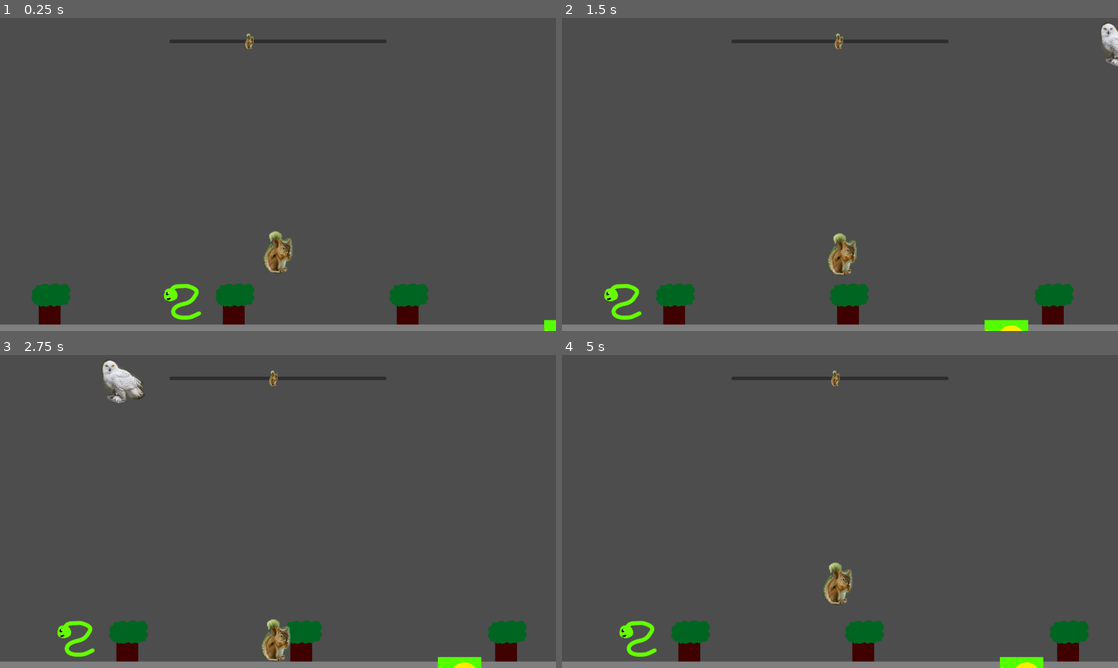
Above: before the commit, frames 1-4 (two rows, left to right).
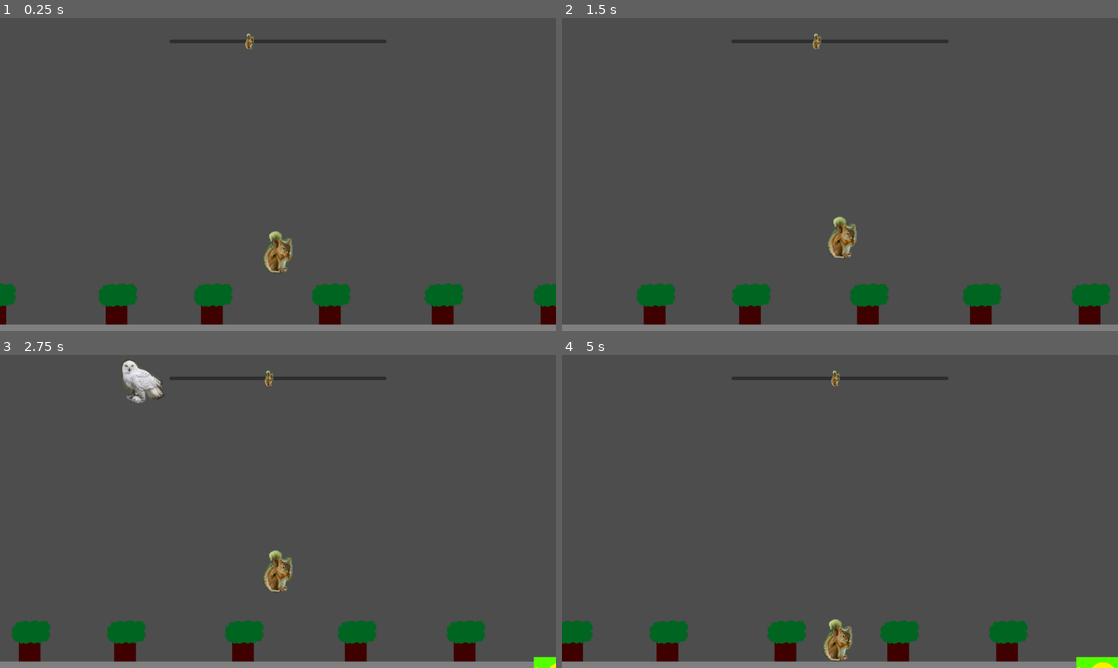
Above: after the commit, the same moments.

Repository: CamComDuck/SquirrelFamily
Game: Godot game, scene res://level/level.tscn
The game is run twice, just before and just after one commit, with the same random seed, the same clock (stepped at 60 frames per second) and the same inputs.
Inputs:
- Up to frame 1 (0.25 s): no input
- Up to frame 2 (1.5 s): hold D (move_right) from 0.53 s (still down); tap Space (action) at 0.6, 1.35 s; tap W (jump) at 0.77 s
- Up to frame 3 (2.75 s): tap W (jump) at 1.52 s; release D (move_right) at 2.03 s; hold A (move_left) from 2.03 s (still down); tap Space (action) at 2.1 s
- Up to frame 4 (5 s): release A (move_left) at 2.78 s; hold D (move_right) 2.78-4.28 s; tap Space (action) at 2.85, 3.6, 4.35 s; tap W (jump) at 3.02, 3.77, 4.52 s; hold A (move_left) from 4.28 s (still down)

The runs differ from the first frame. In frame 1, 5.4% of the frame differs, in the area x 0-100%, y 84-100%; in frame 2, 6.3%; in frame 3, 6.9%, in the area x 2-100%, y 1-100%; in frame 4, 6.7%.

Commit message:
Fix items spawning on top of each other

Diff:
--- a/project/level/level.gd
+++ b/project/level/level.gd
@@ -2,6 +2,7 @@
 
 var _max_x := 2350
 var _min_x := -1075
+var _spawn
 
 @onready var game_end_label: Label = $GameEndLabel
 @onready var camera_2d: Camera2D = $Camera2D
@@ -17,48 +18,44 @@
 
 func _ready() -> void:
 
-	# Spawn the dirty pond near the center.
-	# Spawn the clean pond at least 1000 units away from dirty pond.
+	var last_tree : float = _max_x
+	var item : int
+	var picked = []
 
-	var _pond_dirty_x = randf_range(_min_x + 1001, _max_x - 1001)
-	pond_dirty.set_position(Vector2(_pond_dirty_x, 745))
-	fish.position = pond_dirty.position
+	for i in 12:
 
-	var pond_random_1 = randf_range(_min_x, _pond_dirty_x - 1000)
-	var pond_random_2 = randf_range(_pond_dirty_x + 1000, _max_x)
-	var pond_random_3 = randi_range(0, 1)
+		item = randi_range(0, 4)
 
-	if pond_random_3 == 0:
-		pond_clean.set_position(Vector2(pond_random_1, 745))
-	else:
-		pond_clean.set_position(Vector2(pond_random_2, 745))
+		while picked.has(item):
+			item = randi_range(0, 4)
 
-	# Spawn the snake close to the center.
-	# Spawn the rock at least 1000 units away from the snake.
+		var tree_x = clampf(randf_range(last_tree - 200, last_tree - 350), _min_x, _max_x)
+		last_tree = tree_x
 
-	var snake_x = randf_range(_min_x + 1001, _max_x - 1001)
-	snake.position.x = snake_x
+		if item == 0: # Tree
+			_spawn = tree.instantiate()
+			add_child(_spawn)
+			_spawn.position = Vector2(tree_x, 655)
 
-	var rock_random_1 = randf_range(_min_x, snake_x - 1000)
-	var rock_random_2 = randf_range(snake_x + 1000, _max_x)
-	var rock_random_3 = randi_range(0, 1)
+		elif item == 1: # Rock
+			picked.push_back(1)
+			rock.set_position(Vector2(tree_x, 661))
 
-	if rock_random_3 == 0:
-		rock.set_position(Vector2(rock_random_1, 661))
-	else:
-		rock.set_position(Vector2(rock_random_2, 661))
+		elif item == 2: # Dirty pond
+			picked.push_back(2)
+			pond_dirty.set_position(Vector2(tree_x, 745))
+			fish.position = pond_dirty.position
 
+		elif item == 3: # Clean pond
+			picked.push_back(3)
+			pond_clean.set_position(Vector2(tree_x, 745))
 
-	# Spawn hiding spot trees
+		elif item == 4: # Snake
+			picked.push_back(4)
+			snake.position.x = tree_x
 
-	var last_tree : float = _max_x
+		item = 5
 
-	for i in 10:
-		var _spawn : Area2D = tree.instantiate()
-		add_child(_spawn)
-		var tree_x = randf_range(last_tree - 350, last_tree - 500)
-		_spawn.position = Vector2(tree_x, 655)
-		last_tree = tree_x
 
 func _physics_process(_delta: float) -> void:
 	camera_2d.position.x = clampf(squirrel.position.x, -465, 1750)
@@ -66,19 +63,13 @@
 	screen_scroll_bar.value = camera_2d.position.x
 	screen_scroll_bar.position.x = camera_2d.position.x - (screen_scroll_bar.size.x / 2)
 
-func _on_owl_game_lost() -> void:
-	game_end_label.position.x = squirrel.position.x - (game_end_label.size.x / 2)
-	game_end_label.text = "You lost!"
-	game_end_label.show()
-
-
 func _on_squirrel_game_lost() -> void:
-	game_end_label.position.x = squirrel.position.x - (game_end_label.size.x / 2)
+	game_end_label.position.x = camera_2d.position.x - (game_end_label.size.x / 2)
 	game_end_label.text = "You lost!"
 	game_end_label.show()
 
 
 func _on_squirrel_game_won() -> void:
-	game_end_label.position.x = squirrel.position.x - (game_end_label.size.x / 2)
+	game_end_label.position.x = camera_2d.position.x - (game_end_label.size.x / 2)
 	game_end_label.text = "You Win!"
 	game_end_label.show()
--- a/project/level/level.tscn
+++ b/project/level/level.tscn
@@ -182,8 +182,5 @@
 [connection signal="game_won" from="Squirrel" to="Rabbit" method="_on_squirrel_game_won"]
 [connection signal="rabbit_picked_up" from="Squirrel" to="Rabbit" method="_on_squirrel_rabbit_picked_up"]
 [connection signal="rabbit_placed_in_tree" from="Squirrel" to="Rabbit" method="_on_squirrel_rabbit_placed_in_tree"]
-[connection signal="game_lost" from="Owl" to="." method="_on_owl_game_lost"]
-[connection signal="game_lost" from="Owl" to="Squirrel" method="_on_owl_game_lost"]
-[connection signal="game_lost" from="Owl" to="Rabbit" method="_on_owl_game_lost"]
 [connection signal="timeout" from="Snake/BiteTimer" to="Squirrel" method="_on_bite_timer_timeout"]
 [connection signal="escaped_tree" from="Rabbit" to="Squirrel" method="_on_rabbit_escaped_tree"]
--- a/project/owl/owl.gd
+++ b/project/owl/owl.gd
@@ -1,7 +1,5 @@
 class_name Owl
 extends RigidBody2D
-
-signal game_lost
 
 var _moving_left : bool
 var _max_x := 2350
@@ -75,9 +73,7 @@
 	if body.name != "WallRight" and body.name != "WallLeft":
 		_is_diving = false
 
-
 	if body.name == "Squirrel":
-		game_lost.emit()
 		_can_move = false
 		linear_velocity = Vector2.ZERO
 
--- a/project/rabbit/rabbit.gd
+++ b/project/rabbit/rabbit.gd
@@ -85,10 +85,3 @@
 	velocity = Vector2.ZERO
 	move_timer.stop()
 	escape_timer.stop()
-
-
-func _on_owl_game_lost() -> void:
-	_can_move = false
-	velocity = Vector2.ZERO
-	move_timer.stop()
-	escape_timer.stop()
--- a/project/squirrel/squirrel.gd
+++ b/project/squirrel/squirrel.gd
@@ -134,9 +134,6 @@
 		game_won.emit()
 		_can_move = false
 
-func _on_owl_game_lost() -> void:
-	_can_move = false
-
 
 func _on_bite_timer_timeout() -> void:
 	game_lost.emit()
